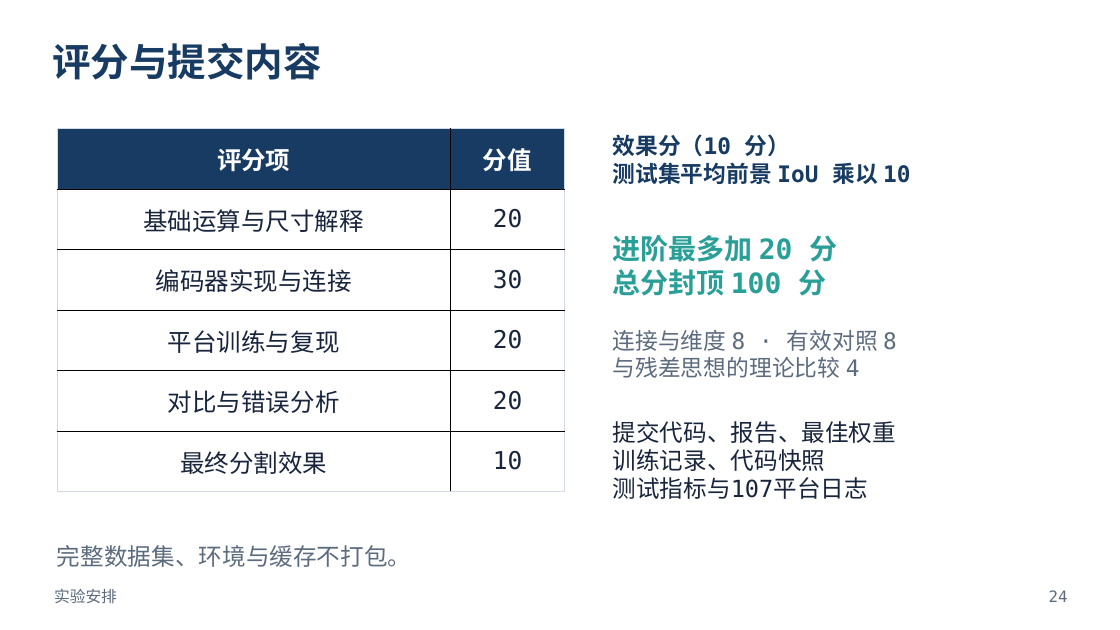
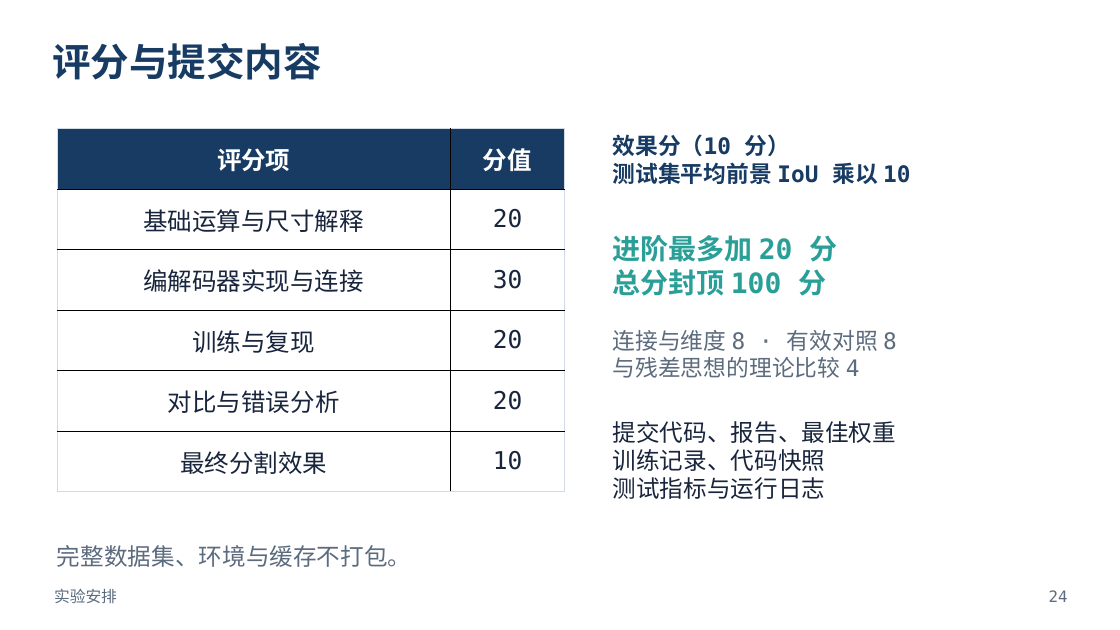
Before and after one commit to Aster-Letter/ustc-ai-math-experiments-26fall-b, a slide deck: slide 24 of 实验05_宠物主体分割与小型UNet/slides/实验05_课堂讲解.pptx. Drawn at 1120x630 pixels with LibreOffice and Linux fonts; fonts in the diff are those of the drawing. Boxes give left, top, right and bottom in pixels: in the first picture for what was removed or moved away, otherwise in the second. Text is boxed around its words. In the diff, an @@ line names an element or a change of style, - is before the commit and + after.

Commit message:
lab05: 增加学生解码器任务和本地GPU运行路径

```diff
--- a/实验05_宠物主体分割与小型UNet/slides/实验05_课堂讲解.pptx
+++ b/实验05_宠物主体分割与小型UNet/slides/实验05_课堂讲解.pptx
@@ table at (57,129,565,492) @@
-row 3, column 1: 编码器实现与连接
+row 3, column 1: 编解码器实现与连接
-row 4, column 1: 平台训练与复现
+row 4, column 1: 训练与复现
@@ text at (612,477,825,499): text changed @@
-测试指标与107平台日志
+测试指标与运行日志
```
Also in this commit, not shown: 2 other slides changed, 1 slide added, 1 slide removed, 13 other files.
